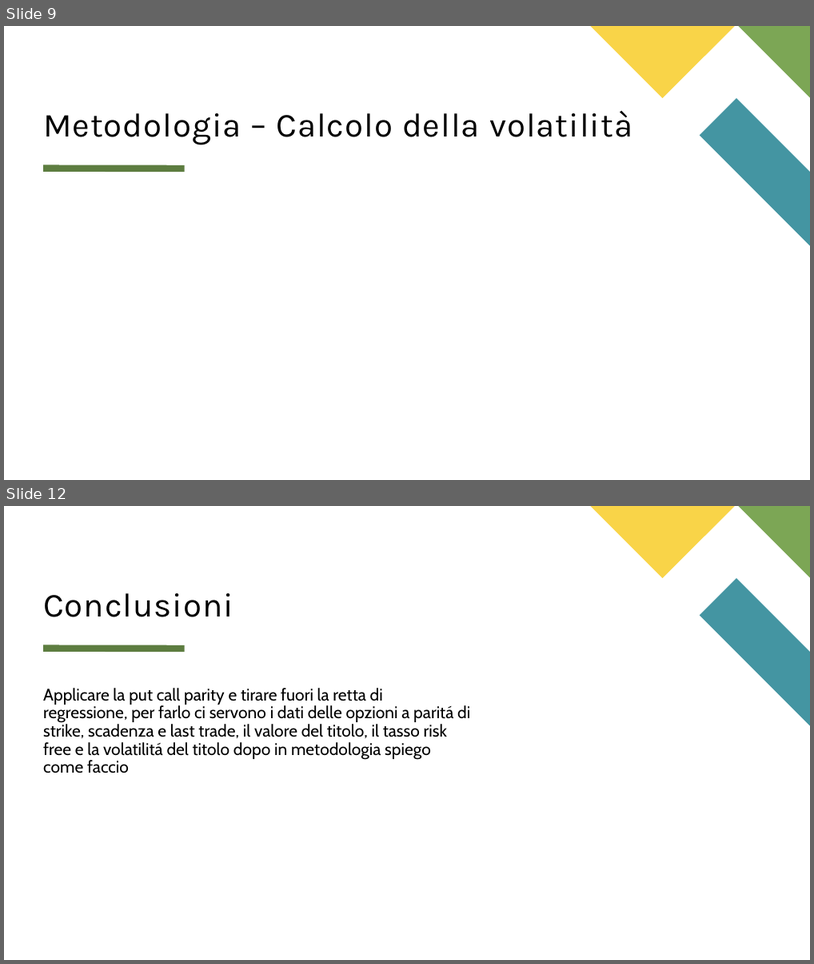
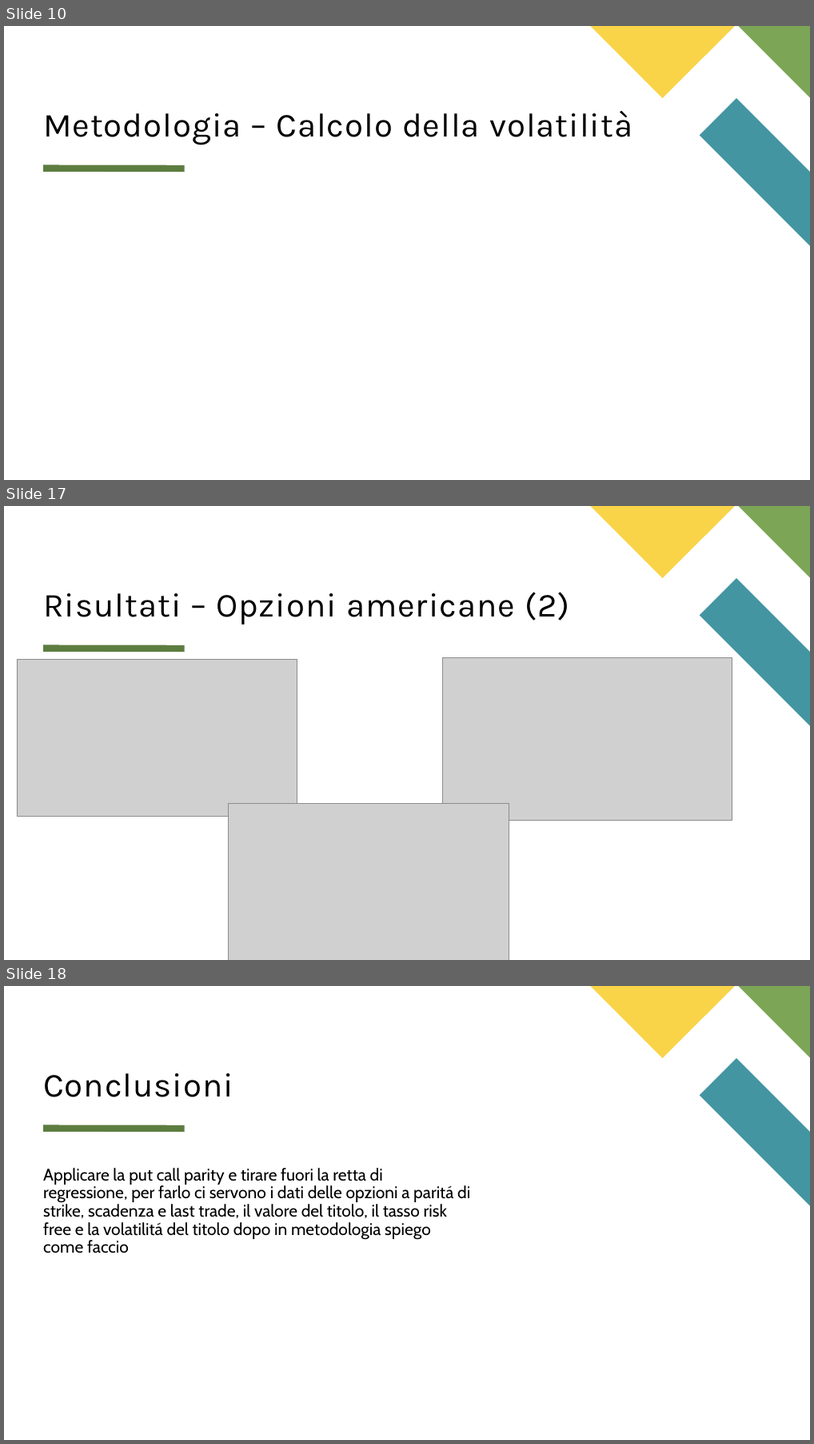
Before and after one commit to matteo-conti-97/MPSMF_Project, a slide deck: presentazione.pptx. Shown one above the other, each under a label of ours: slides 9 and 12 before the commit, slides 10, 17 and 18 after it; the slides between them are not shown. The pictures are 814x964 and 814x1444 pixels, drawn with LibreOffice and Linux fonts; fonts in the diff are those of the drawing; grey boxes stand for pictures. Boxes give left, top, right and bottom in pixels: in the first picture for what was removed or moved away, otherwise in the second. Text is boxed around its words. In the diff, an @@ line names an element or a change of style, - is before the commit and + after.

```diff
--- a/presentazione.pptx
+++ b/presentazione.pptx
@@ slide 17 added at [4,506,810,960], background #FFFFFF; not listed: 4 template elements that a slide beside it also shows @@
@@ title added at [43,592,570,624], 40 pt, text #000000 @@
+Risultati – Opzioni americane (2)
@@ picture added at [17,659,297,816] @@
@@ picture added at [443,658,732,820] @@
@@ picture added at [228,803,509,960] @@
@@ what was slide 9 is now slide 10 @@
@@ what was slide 12 is now slide 18 @@
```
Also in this commit, not shown: 4 slides changed, 5 other slides added, 15 other files.
